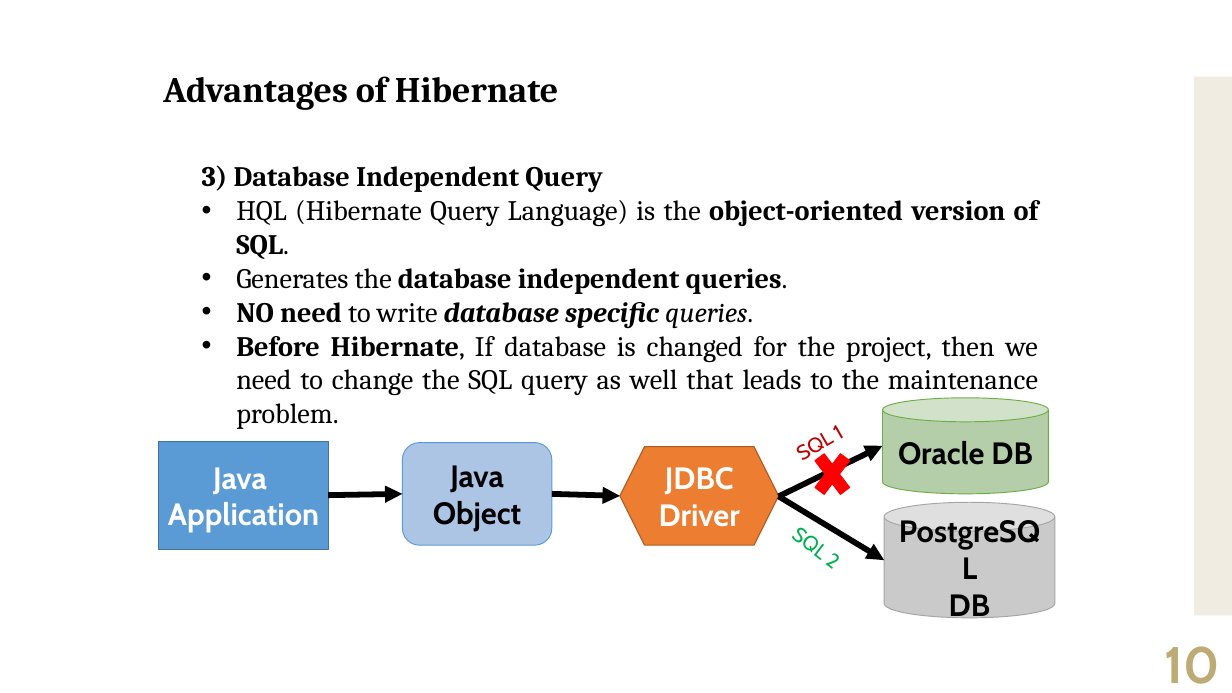
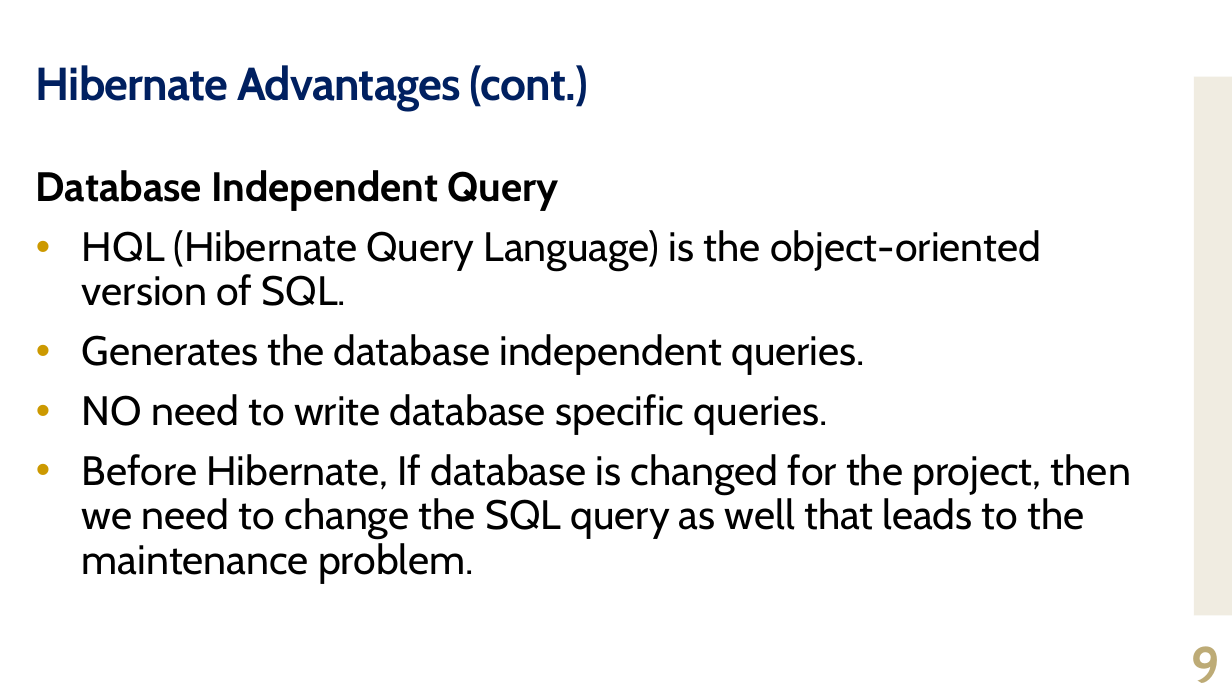
Before and after one commit to jrambasana/AJP2022-material, a slide deck: slide 9 of AJP Slides/AJP (01ce0502) - Unit 6 - Hibernate 01.pptx (slide 10 before the commit). Drawn at 1232x693 pixels with LibreOffice and Linux fonts; fonts in the diff are those of the drawing. Boxes give left, top, right and bottom in pixels: in the first picture for what was removed or moved away, otherwise in the second. Text is boxed around its words. In the diff, an @@ line names an element or a change of style, - is before the commit and + after.

```diff
--- a/AJP Slides/AJP (01ce0502) - Unit 6 - Hibernate 01.pptx
+++ b/AJP Slides/AJP (01ce0502) - Unit 6 - Hibernate 01.pptx
@@ title added at [36, 65, 588, 111], 36 pt, text #002060, bold @@
+Hibernate Advantages (cont.)
@@ text removed at [163, 76, 558, 110] @@
-Advantages of Hibernate
@@ text "Database Independent Query": place and size @@
-text "Database Independent Query" at [202, 165, 1038, 429]
+text "Database Independent Query" at [36, 170, 1131, 583]
@@ text at [36, 170, 559, 211]: text changed; size 22 to 32 pt; font Cambria to Cabin @@
-3) Database Independent Query
+Database Independent Query
@@ text at [82, 230, 1131, 583]: size 22 to 32 pt, font Cambria to Cabin; bold off in "object-oriented version of SQL.", "database independent queries.", "NO need database specific", "Before Hibernate,"; italic off in "database specific queries."; alignment justified to left; indent changed; line spacing 1 to 0.9; more space between paragraphs @@
@@ cylinder removed at [883, 398, 1049, 494] @@
-Oracle DB
@@ rectangle removed at [159, 441, 328, 549] @@
-Java
-Application
@@ rounded rectangle removed at [402, 443, 552, 545] @@
-Java Object
@@ hexagon removed at [620, 446, 779, 545] @@
-JDBC Driver
@@ arrow removed from (779, 496) to (883, 446) @@
@@ cross removed at [808, 442, 857, 506] @@
@@ text removed at [839, 431, 845, 439] @@
-SQL 1
@@ arrow removed from (328, 495) to (402, 494) @@
@@ arrow removed from (552, 494) to (620, 496) @@
@@ arrow removed from (779, 496) to (884, 560) @@
@@ cylinder removed at [884, 503, 1055, 618] @@
-PostgreSQL
-DB
@@ text removed at [824, 554, 833, 568] @@
-SQL 2
@@ page number at [1191, 646, 1220, 683]: text changed @@
-10
+9
```
Also in this commit, not shown: 63 other slides changed, 5 slides added.
